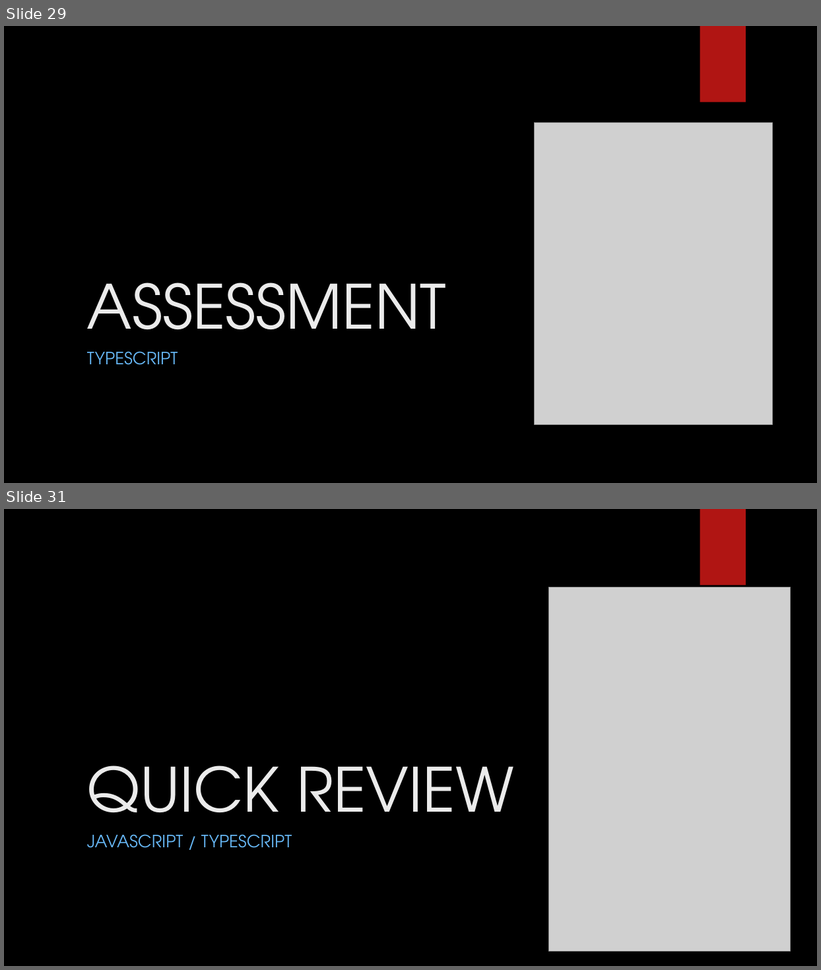
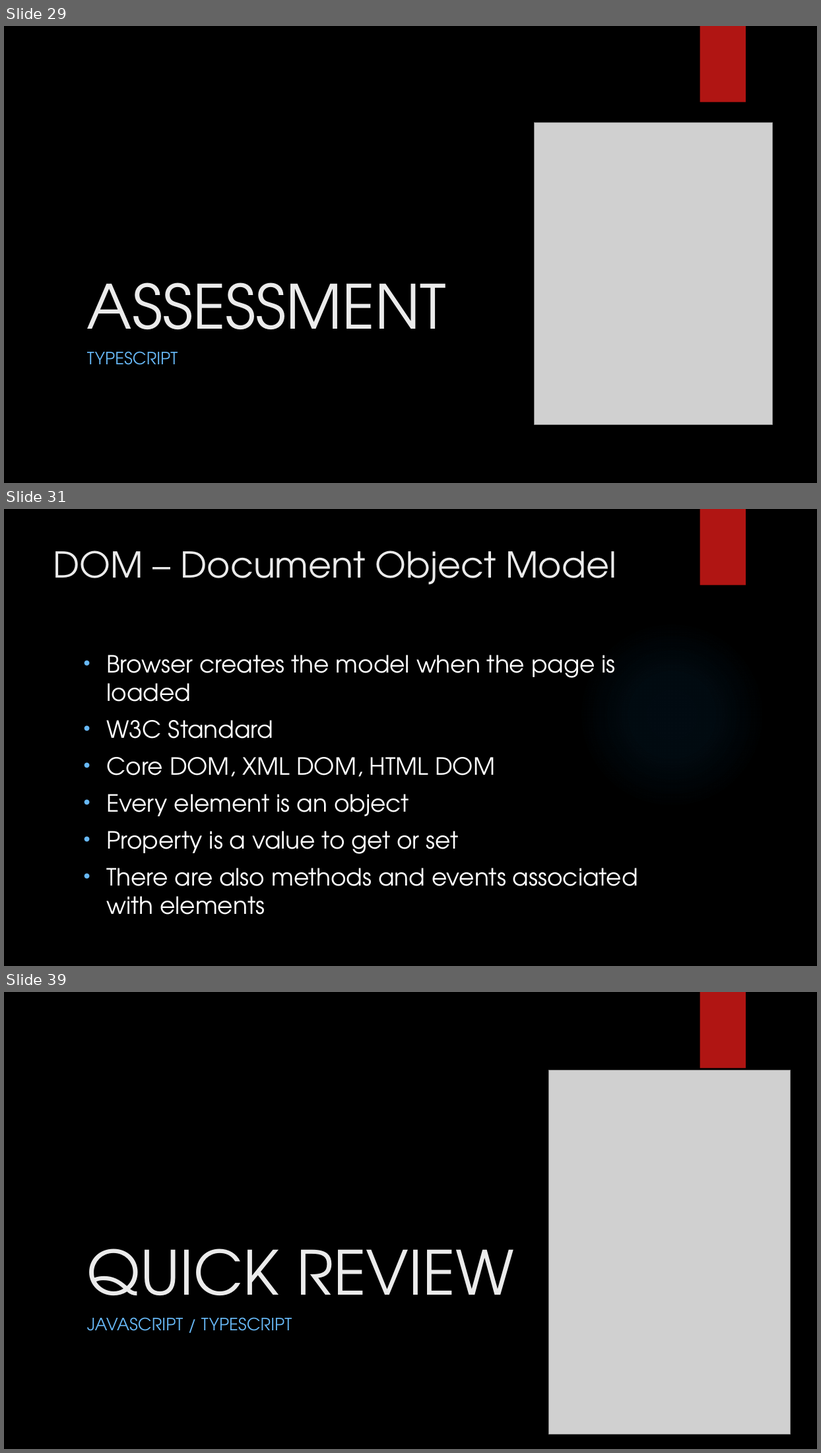
Before and after one commit to LogolsLLC/Logols-May2018, a slide deck: Slides/06_JavaScriptTypescript_TrainingPlan.pptx. Shown one above the other, each under a label of ours: slides 29 and 31 before the commit, slides 29, 31 and 39 after it; the slides between them are not shown. The pictures are 821x970 and 821x1453 pixels, drawn with LibreOffice and Linux fonts; fonts in the diff are those of the drawing; grey boxes stand for pictures; background and template pictures are left out. Boxes give left, top, right and bottom in pixels: in the first picture for what was removed or moved away, otherwise in the second. Text is boxed around its words. In the diff, an @@ line names an element or a change of style, - is before the commit and + after.

```diff
--- a/Slides/06_JavaScriptTypescript_TrainingPlan.pptx
+++ b/Slides/06_JavaScriptTypescript_TrainingPlan.pptx
@@ slide 31 added at (4,509,817,966), background picture (left out); not listed: 1 template element that a slide beside it also shows @@
@@ title added at (54,551,616,585), 42 pt, text #EBEBEB @@
+DOM – Document Object Model
@@ ellipse added at (578,621,766,809), fill gradient #1C95F2 @@
@@ text added at (106,655,638,915), 28 pt, text #FFFFFF @@
+• Browser creates the model when the page is loaded
+• W3C Standard
+• Core DOM, XML DOM, HTML DOM
+• Every element is an object
+• Property is a value to get or set
+• There are also methods and events associated with elements
@@ what was slide 31 is now slide 39 @@
```
Also in this commit, not shown: 20 slides changed, 7 other slides added, 1 other file.
